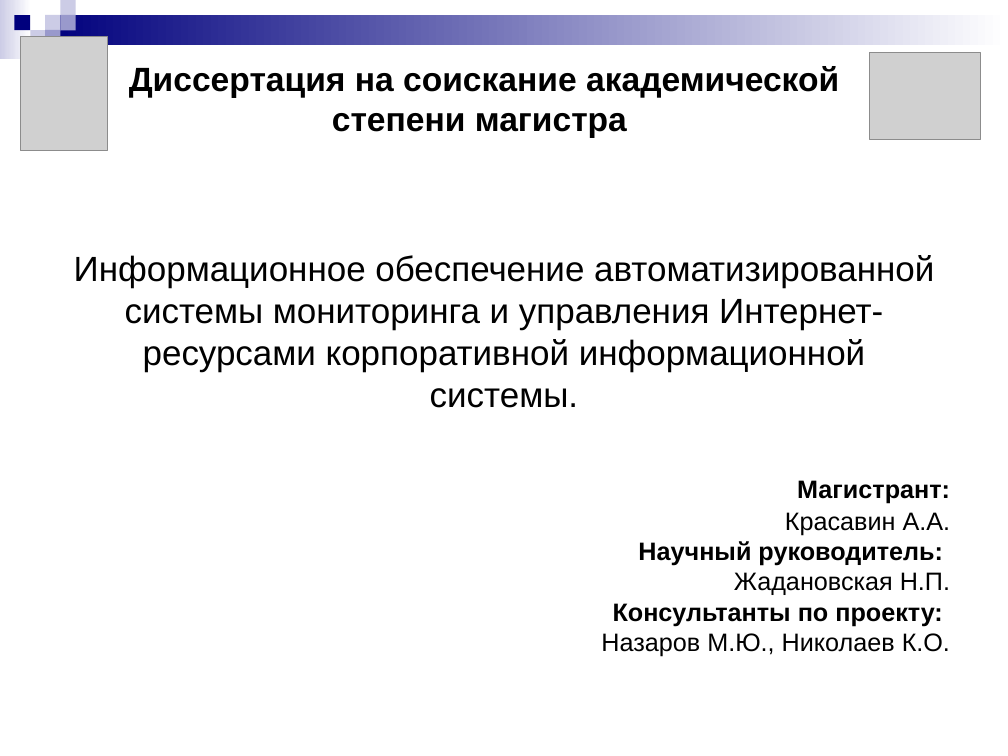
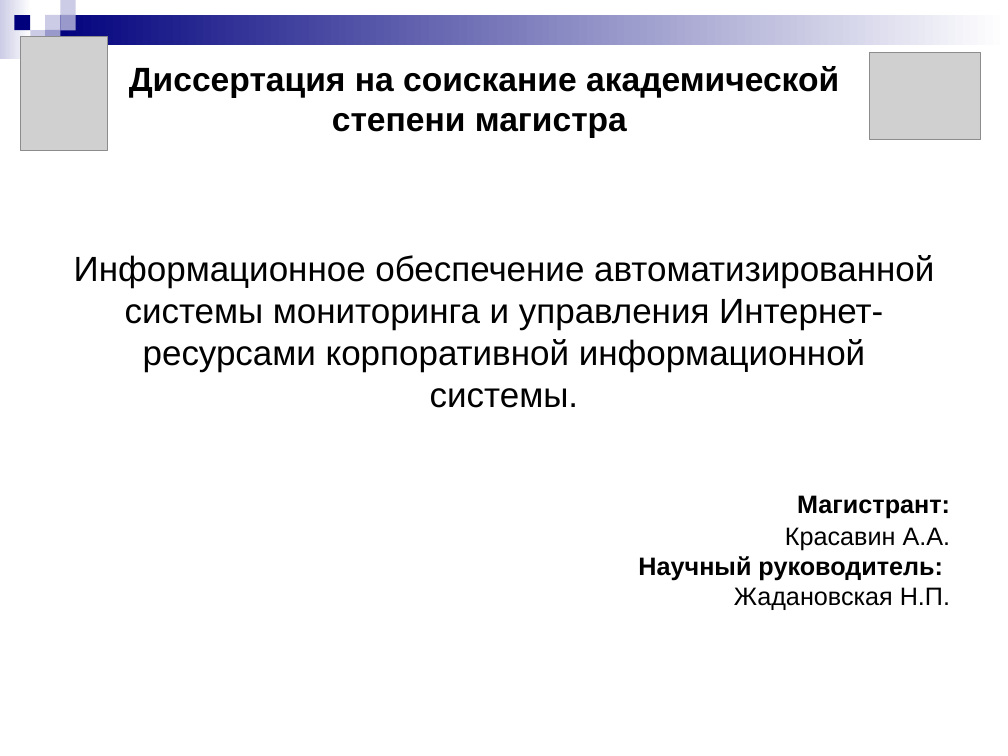
Before and after one commit to aricent123/cadbis, a slide deck: slide 1 of CADBiS_docs/DRypa/presentation.ppt. Drawn at 1008x756 pixels with LibreOffice and Linux fonts; fonts in the diff are those of the drawing; grey boxes stand for pictures. Boxes give left, top, right and bottom in pixels: in the first picture for what was removed or moved away, otherwise in the second. Text is boxed around its words. In the diff, an @@ line names an element or a change of style, - is before the commit and + after.

```diff
--- a/CADBiS_docs/DRypa/presentation.ppt
+++ b/CADBiS_docs/DRypa/presentation.ppt
@@ text at [638, 495, 951, 610]: text changed @@
-Магистрант:
-Красавин А.А.
-Научный руководитель:
-Жадановская Н.П.
-Консультанты по проекту:
-Назаров М.Ю., Николаев К.О.
+Магистрант:
+Красавин А.А.
+Научный руководитель:
+Жадановская Н.П.
```
Also in this commit, not shown: 13 other slides changed, 2 slides added.
